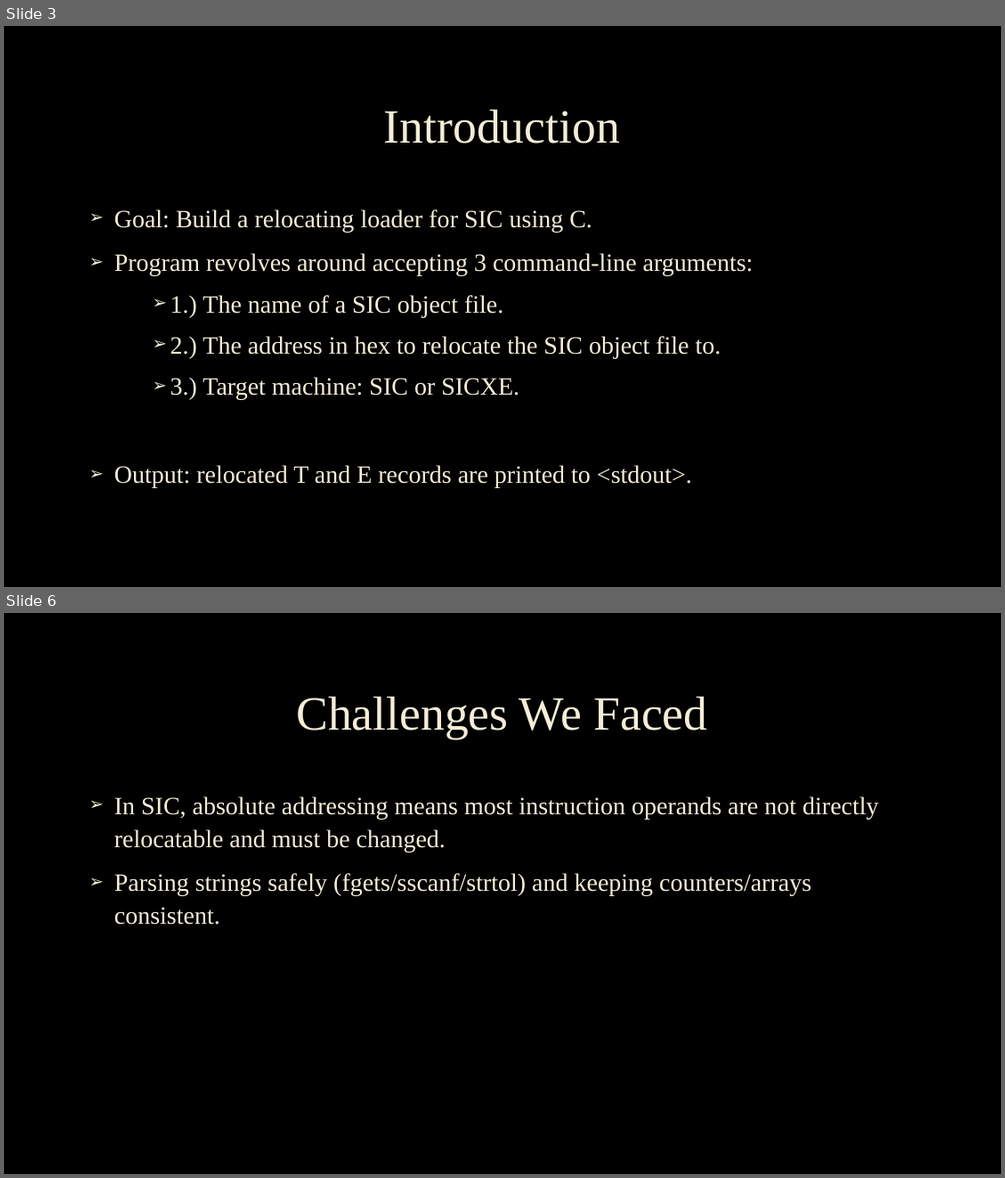
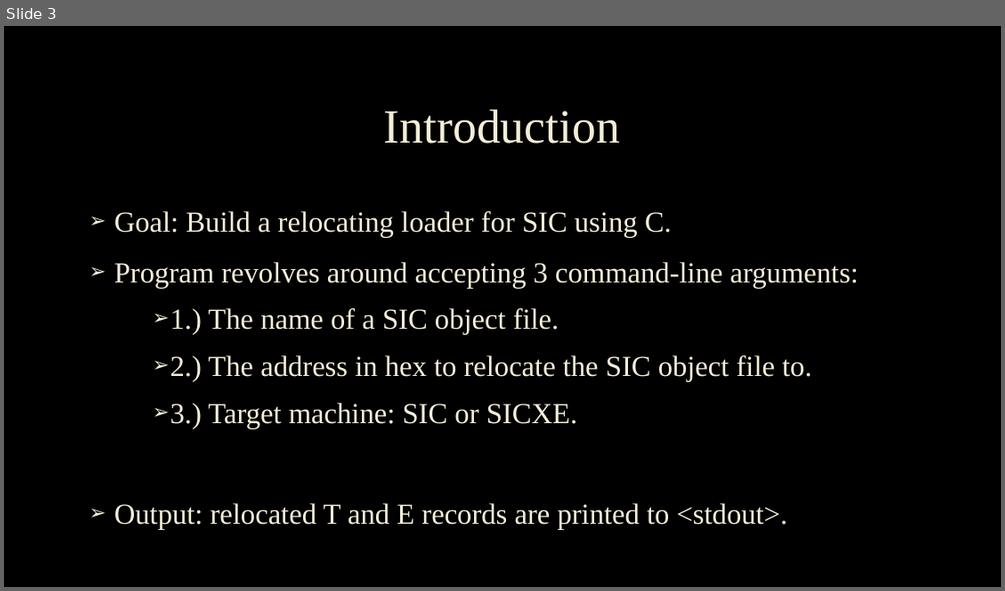
Before and after one commit to Nack2544/Relocating-Loader, a slide deck: Project4_Relocating-Loader.pptx. Shown one above the other, each under a label of ours: slides 3 and 6 before the commit, slide 3 after it; the slides between them are not shown. The pictures are 1005x1178 and 1005x591 pixels, drawn with LibreOffice and Linux fonts; fonts in the diff are those of the drawing; background and template pictures are left out. Boxes give left, top, right and bottom in pixels: in the first picture for what was removed or moved away, otherwise in the second. Text is boxed around its words. In the diff, an @@ line names an element or a change of style, - is before the commit and + after.

Commit message:
Add files via upload
Update to PowerPoint. Shorter, easier (not super technical), and includes a screenshot of code for style points?

```diff
--- a/Project4_Relocating-Loader.pptx
+++ b/Project4_Relocating-Loader.pptx
@@ slide 6 removed at (4, 613, 1001, 1174), background picture (left out) @@
@@ title removed at (296, 696, 707, 738) @@
-Challenges We Faced
@@ text removed at (114, 796, 878, 925) @@
-➢ In SIC, absolute addressing means most instruction operands are not directly relocatable and must be changed.
-➢ Parsing strings safely (fgets/sscanf/strtol) and keeping counters/arrays consistent.
@@ slide 3 changed as well @@
@@ text "Goal: Build a relocating loader ..." at (114, 211, 858, 530): size 24 to 28 pt @@
```
Also in this commit, not shown: 2 other slides changed, 6 slides added, 8 other slides removed.
